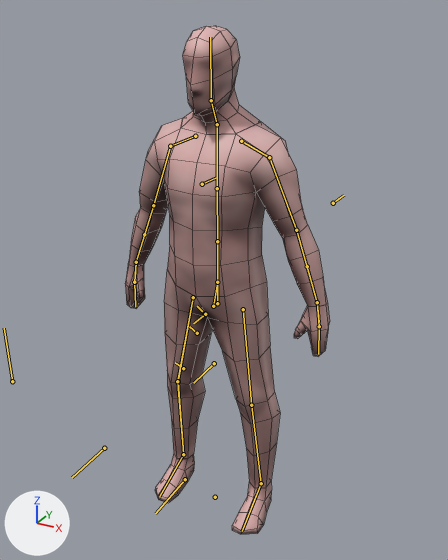
One commit to the Blender file models/guy/sauna_player.blend: the scene before it, then after it.
Before and after are seen from a 50 mm camera at (38.8, -67.7, 72.5) aimed at (1.3, 0.5, 38.4). Every picture has the same lights, and +X, +Y and +Z are marked at lower left. The bones that bend it are drawn over the model as lines. Mesh edges are drawn as thin lines.

The first picture shows 'guy_feet', 'guy_hands', 'guy_head', 'guy_legs', 'guy_torso'.
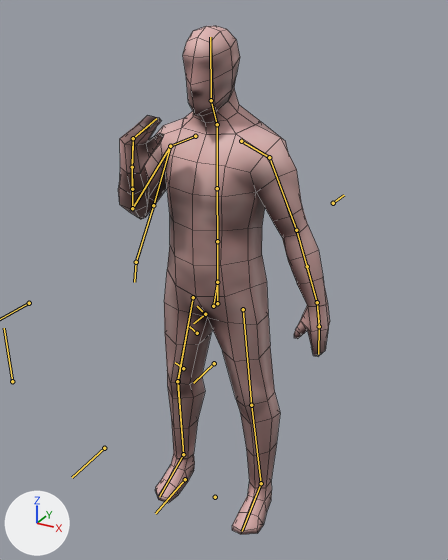
Commit message: flashlight hold type

The newer file adds an action. The first version stands in its rest pose; the second is drawn at frame 0 of the action 'hold_flashlight'.

Where the change shows, as pixel boxes [x1, y1, x2, y2] in the pictures (448 x 560 px):
'guy_torso', posed: before [129, 118, 328, 307]; after [118, 118, 328, 307]
'guy_hands', posed (160% taller): before [125, 264, 330, 356]; after [120, 115, 330, 356]
bone 'hand_IK_R', root to tip: before (136, 262) to (135, 278); after (132, 167) to (133, 144)
bone 'fingers_R', root to tip: before (134, 282) to (135, 306); after (133, 138) to (156, 118)

Diff of the bpy script that builds the scene:
```diff
--- a/models/guy/sauna_player.blend.py
+++ b/models/guy/sauna_player.blend.py
@@ bone_hand_ik_r @@
 bone_hand_ik_r = bpy.data.objects['Armature'].pose.bones['hand_IK_R']  # child of 'root'
-bone_hand_ik_r.location = (0.0, 0.0, 0.0)
-bone_hand_ik_r.rotation_quaternion = (1.0, 0.0, 0.0, 0.0)  # degrees (0, 0, 0)
+bone_hand_ik_r.location = (-5.8, -18.7, 10.4)
+bone_hand_ik_r.rotation_quaternion = (-0.005, 1.0, 0.013, 0.028)  # degrees (-179, -3, 1)
@@ bone_fingers_r @@
 bone_fingers_r = bpy.data.objects['Armature'].pose.bones['fingers_R']  # child of 'hand_R'
-bone_fingers_r.rotation_quaternion = (1.0, 0.0, 0.0, 0.0)  # degrees (0, 0, 0)
+bone_fingers_r.rotation_quaternion = (0.94, 0.0, 0.0, 0.342)  # degrees (0, 0, 40)
@@ bone_pole_arm_r @@
 bone_pole_arm_r = bpy.data.objects['Armature'].pose.bones['pole_arm_R']
-bone_pole_arm_r.location = (0.0, 0.0, 0.0)
+bone_pole_arm_r.location = (6.5, 0.4, -2.1)
```
